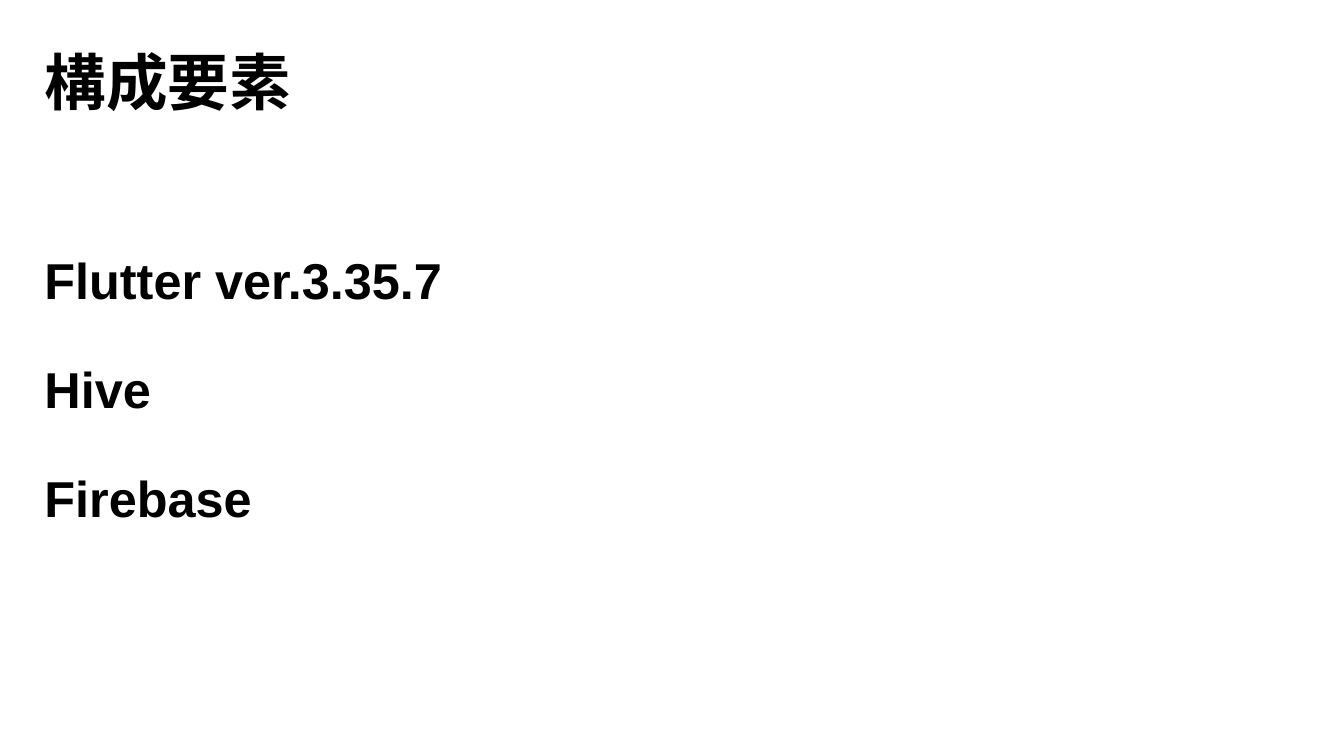
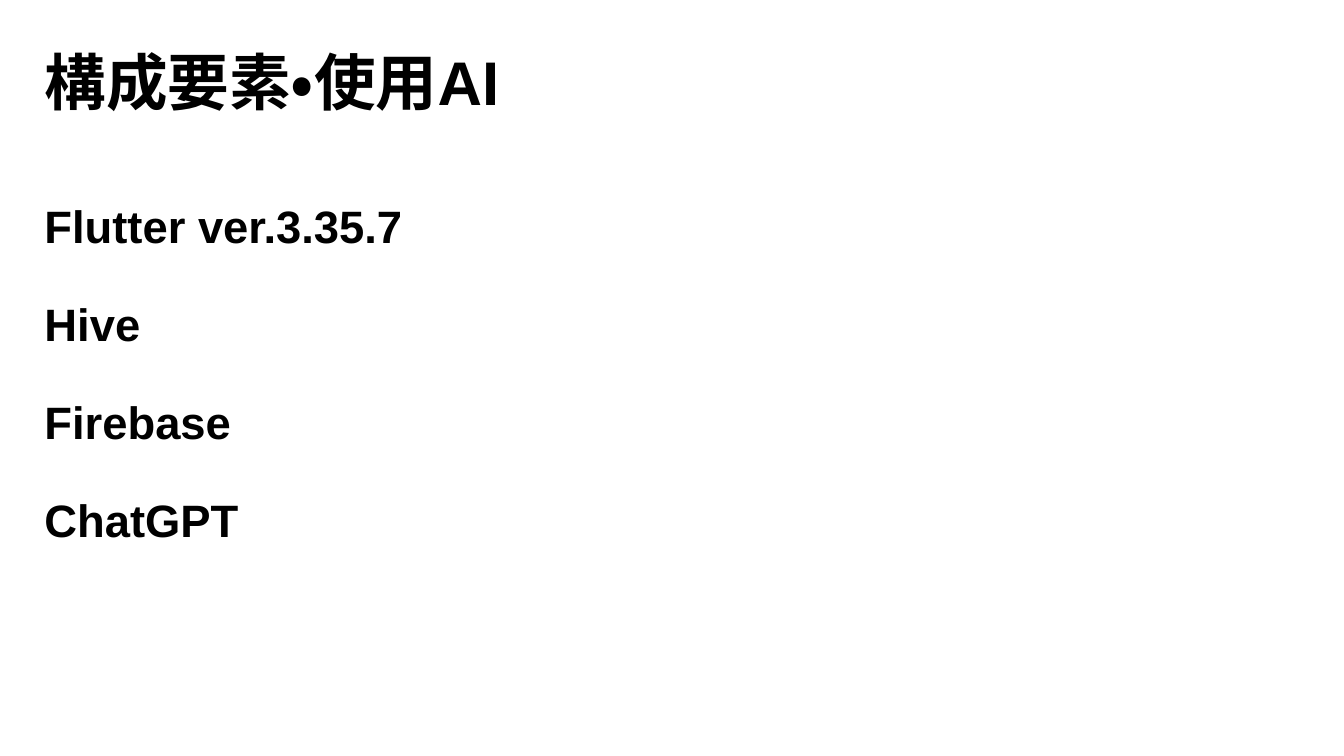
Before and after one commit to takanokei01/kakeibo, a slide deck: slide 6 of MY家計簿_発表資料.pptx. Drawn at 1344x756 pixels with LibreOffice and Linux fonts; fonts in the diff are those of the drawing. Boxes give left, top, right and bottom in pixels: in the first picture for what was removed or moved away, otherwise in the second. Text is boxed around its words. In the diff, an @@ line names an element or a change of style, - is before the commit and + after.

Commit message:
発表資料修正

```diff
--- a/MY家計簿_発表資料.pptx
+++ b/MY家計簿_発表資料.pptx
@@ text at box(44, 52, 499, 111): text changed @@
-構成要素
+構成要素・使用AI
@@ title at box(44, 210, 402, 538): text changed; size 36 to 32.4 pt @@
-Flutter ver.3.35.7
-Hive
-Firebase
+Flutter ver.3.35.7
+Hive
+Firebase
+ChatGPT
```
